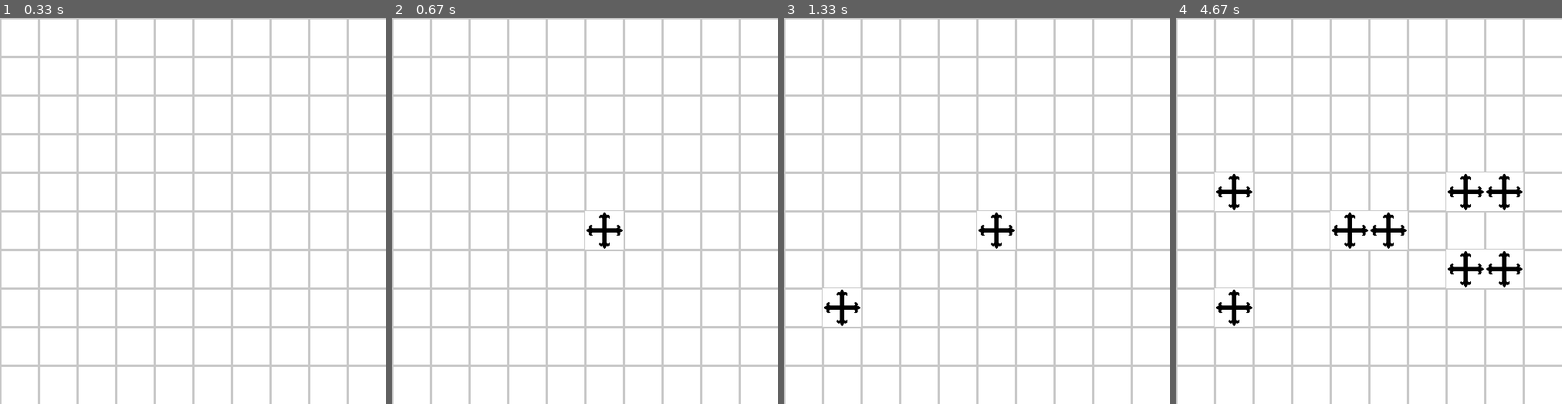
Above: before the commit, frames 1-4 (left to right).
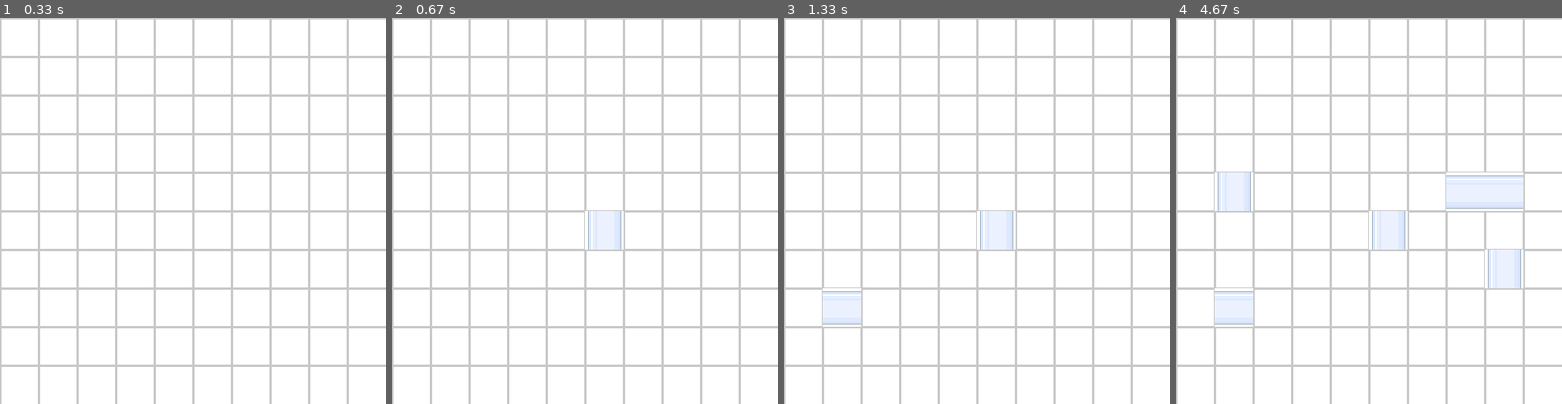
Above: after the commit, the same moments.

Repository: Hairash/pipes-game
Game: pygame game, started from main.py
Same seed, same stepped clock (60 frames per second), same inputs: the game is played once before the commit and once after it.
Inputs (mouse positions are in pixels of both pictures, inside the frame that each line leads up to):
- Up to frame 1 (0.33 s): no input
- Up to frame 2 (0.67 s): click (585, 211) at 0.38 s
- Up to frame 3 (1.33 s): click (857, 299) at 0.82 s; move the mouse to (838, 199) at 1.1 s
- Up to frame 4 (4.67 s): click (1230, 199) at 1.33 s; press the mouse at (1230, 199) at 1.73 s; move the mouse to (1349, 234) at 1.83 s; release the mouse at (1469, 272) at 1.97 s; move the mouse to (1446, 180) at 2.47 s; click (1446, 180) at 2.78 s; move the mouse to (1488, 203) at 3.23 s; click (1488, 203) at 3.62 s; move the mouse to (1504, 288) at 4.13 s; click (1504, 288) at 4.58 s

Frame 1 is identical in both runs. In frame 2, 0.5% of the frame differs, in the area x 50-60%, y 50-60%; in frame 3, 1.1%; in frame 4, 3.9%, in the area x 10-90%, y 40-80%.

Commit message:
Drawing pipes. Close #1

Diff:
--- a/main.py
+++ b/main.py
@@ -17,10 +17,6 @@
 RED = (255, 0, 0)
 BLUE = (0, 0, 255)
 
-# Images
-X_IMAGE = pygame.transform.scale(pygame.image.load("images/x.png"), (CELL_SIZE, CELL_SIZE))
-O_IMAGE = pygame.transform.scale(pygame.image.load("images/o.jpg"), (CELL_SIZE, CELL_SIZE))
-
 # Fonts
 END_FONT = pygame.font.SysFont('courier', 40)
 
@@ -29,7 +25,47 @@
 
 # State
 drag = False
+prev_prev_cell = None
 prev_cell = None
+cur_cell = None
+
+
+# Field constants
+class CELL_VALUES:
+    class EMPTY:
+        num = 0
+        desc = 'empty'
+        img = pygame.transform.scale(pygame.image.load('images/empty.png'), (CELL_SIZE, CELL_SIZE))
+    class LEFT_UP:
+        num = 1
+        desc = 'left up'
+        img = pygame.transform.scale(pygame.image.load('images/left up.png'), (CELL_SIZE, CELL_SIZE))
+    class HORIZONTAL:
+        num = 2
+        desc = 'horizontal'
+        img = pygame.transform.scale(pygame.image.load('images/horizontal.png'), (CELL_SIZE, CELL_SIZE))
+    class RIGHT_UP:
+        num = 3
+        desc = 'right up'
+        img = pygame.transform.scale(pygame.image.load('images/right up.png'), (CELL_SIZE, CELL_SIZE))
+    class VERTICAL:
+        num = 4
+        desc = 'vertical'
+        img = pygame.transform.scale(pygame.image.load('images/vertical.png'), (CELL_SIZE, CELL_SIZE))
+    class LEFT_DOWN:
+        num = 7
+        desc = 'left down'
+        img = pygame.transform.scale(pygame.image.load('images/left down.png'), (CELL_SIZE, CELL_SIZE))
+    class RIGHT_DOWN:
+        num = 9
+        desc = 'right down'
+        img = pygame.transform.scale(pygame.image.load('images/right down.png'), (CELL_SIZE, CELL_SIZE))
+
+class QUARTER:
+    UP = 2
+    DOWN = 8
+    LEFT = 4
+    RIGHT = 6
 
 
 def draw_grid():
@@ -47,13 +83,8 @@
 
 
 def initialize_game_array():
-    """Initializing field matrix
-    Field legenda:
-    0 - empty cell
-    1 - filled cell
-    """
     global field_matrix
-    field_matrix = [[0] * ROWS for _ in range(ROWS)]
+    field_matrix = [[CELL_VALUES.EMPTY] * ROWS for _ in range(ROWS)]
 
 
 def coordinates_to_cell(x, y):
@@ -62,6 +93,30 @@
     return cell_x, cell_y
 
 
+def cell_quarter(x, y, cell_x, cell_y):
+    x -= cell_x * CELL_SIZE
+    y -= cell_y * CELL_SIZE
+    if (y <= x) and (y <= CELL_SIZE - x):
+        return QUARTER.UP
+    elif (y <= x) and (y > CELL_SIZE - x):
+        return QUARTER.RIGHT
+    elif (y > x) and (y <= CELL_SIZE - x):
+        return QUARTER.LEFT
+    elif (y > x) and (y > CELL_SIZE - x):
+        return QUARTER.DOWN
+
+
+def neighbor_by_quarter(cell_x, cell_y, quarter):
+    if quarter == QUARTER.UP:
+        return cell_x, cell_y - 1
+    elif quarter == QUARTER.LEFT:
+        return cell_x - 1, cell_y
+    elif quarter == QUARTER.RIGHT:
+        return cell_x + 1, cell_y
+    elif quarter == QUARTER.DOWN:
+        return cell_x, cell_y + 1
+
+
 def cell_image_coordinates(cell_x, cell_y):
     x = CELL_SIZE * cell_x
     y = CELL_SIZE * cell_y
@@ -70,49 +125,145 @@
 
 def fill_cell(cell_x, cell_y):
     x, y = cell_image_coordinates(cell_x, cell_y)
-    window.blit(X_IMAGE, (x, y))
+    value = field_matrix[cell_x][cell_y]
+    # TODO: May be done better
+    window.blit(CELL_VALUES.EMPTY.img, (x, y))
+    window.blit(value.img, (x, y))
     pygame.display.update()
 
 
 def change_cell(cell_x, cell_y, value):
-    # TODO: add case value
+    # TODO: add case value ?
+    field_matrix[cell_x][cell_y] = value
     fill_cell(cell_x, cell_y)
-    field_matrix[cell_x][cell_y] = value
+
+
+def calculate_cell_values(prev_cell, cur_cell, next_cell):
+    print(prev_cell, cur_cell, next_cell)
+    cell_matrix = {
+        (None, None): CELL_VALUES.HORIZONTAL,  # impossible
+        (None, (-1, 0)): CELL_VALUES.HORIZONTAL,
+        (None, (1, 0)): CELL_VALUES.HORIZONTAL,
+        (None, (0, -1)): CELL_VALUES.VERTICAL,
+        (None, (0, 1)): CELL_VALUES.VERTICAL,
+        ((-1, 0), (1, 0)): CELL_VALUES.HORIZONTAL,
+        ((-1, 0), (0, -1)): CELL_VALUES.LEFT_UP,
+        ((-1, 0), (0, 1)): CELL_VALUES.LEFT_DOWN,
+        # ((1, 0), (-1, 0))
+        ((0, -1), (1, 0)): CELL_VALUES.RIGHT_UP,
+        ((0, 1), (1, 0)): CELL_VALUES.RIGHT_DOWN,
+        ((0, -1), (0, 1)): CELL_VALUES.VERTICAL,
+        # ((0, -1), (-1, 0))
+        # ((0, -1), (1, 0))
+        # ((0, 1), (0, -1))
+        # ((0, 1), (-1, 0))
+        # ((0, 1), (1, 0))
+    }
+
+    if prev_cell is not None:
+        first = (prev_cell[0] - cur_cell[0], prev_cell[1] - cur_cell[1])
+    else:
+        first = None
+
+    if cur_cell is not None:
+        second = (next_cell[0] - cur_cell[0], next_cell[1] - cur_cell[1])
+    else:
+        second = None
+
+    if first is None:
+        return cell_matrix[(first, second)]
+    # print(first, second)
+    # print((first, second))
+    # print(sorted((first, second)))
+    return cell_matrix[tuple(sorted((first, second)))]
+
+
+'''Main logic:
+If current cell isn't empty, ignore it
+Let's create condition, if cur_cell changed
+
+Cases:
++ Start from not empty cell - just ignore it
++ Mouse moves on not empty cell - finish pipe
++ Drag ends on not empty cell - prev will fix it
++ From start move to prohibited cell - finish pipe
+
+Good logic:
+Store all the pipe route as an object, that we can cancel or smth (move, rotate)
+'''
 
 
 def mouse_move():
-    global prev_cell
+    global prev_prev_cell, prev_cell
     if not drag:
         return
     mouse_pos = pygame.mouse.get_pos()
     cell_x, cell_y = coordinates_to_cell(*mouse_pos)
-    # TODO: create more complicated check
+    # print(cell_quarter(*mouse_pos, cell_x, cell_y))
+
     if (cell_x, cell_y) == prev_cell:
-        # print('equal')
-        return
-    if field_matrix[cell_x][cell_y] != 0:
+        return
+    if field_matrix[cell_x][cell_y] != CELL_VALUES.EMPTY:
+        stop_drag()
+        return
+    if (cell_x, cell_y) == prev_prev_cell:
+        stop_drag()
         return
     print('mouse move:', cell_x, cell_y)
+    value = calculate_cell_values(prev_prev_cell, prev_cell, (cell_x, cell_y))
+    change_cell(*prev_cell, value)
+
+    quarter = cell_quarter(*mouse_pos, cell_x, cell_y)
+    next_cell = neighbor_by_quarter(cell_x, cell_y, quarter)
+    if next_cell == prev_cell:
+        next_cell = None
+    # Smth like a hack - using function backwards
+    value = calculate_cell_values(next_cell, (cell_x, cell_y), prev_cell)
+    change_cell(cell_x, cell_y, value)
+    # TODO: Logical error - prev_cell becomes current cell too early
+    prev_prev_cell = prev_cell
     prev_cell = (cell_x, cell_y)
-    change_cell(cell_x, cell_y, 1)
 
 
 def start_drag():
-    global drag, prev_cell
+    global drag, prev_prev_cell, prev_cell, cur_cell
+    mouse_pos = pygame.mouse.get_pos()
+    print('mouse down:', mouse_pos)
+    cur_cell = coordinates_to_cell(*mouse_pos)
+    cell_x, cell_y = cur_cell
+    if field_matrix[cell_x][cell_y] != CELL_VALUES.EMPTY:
+        return
     drag = True
-    mouse_pos = pygame.mouse.get_pos()
-    cell_x, cell_y = coordinates_to_cell(*mouse_pos)
-    prev_cell = cell_x, cell_y
-    change_cell(cell_x, cell_y, 1)
-    print('mouse down:', mouse_pos)
+    quarter = cell_quarter(*mouse_pos, cell_x, cell_y)
+    prev_prev_cell = neighbor_by_quarter(cell_x, cell_y, quarter)
+    prev_cell = (cell_x, cell_y)
+    value = calculate_cell_values(None, (cell_x, cell_y), prev_prev_cell)
+    change_cell(cell_x, cell_y, value)
 
 
 def stop_drag():
-    global drag, prev_cell
-    drag = False
-    prev_cell = None
+    global drag, prev_prev_cell, prev_cell
+    if not drag:
+        return
     mouse_pos = pygame.mouse.get_pos()
     print('mouse up:', mouse_pos)
+    cur_cell = coordinates_to_cell(*mouse_pos)
+    cell_x, cell_y = cur_cell
+    if cur_cell != prev_cell:
+        if prev_prev_cell == cur_cell:
+            prev_prev_cell = None
+        value = calculate_cell_values(prev_prev_cell, prev_cell, cur_cell)
+        change_cell(*prev_cell, value)
+    else:
+        quarter = cell_quarter(*mouse_pos, cell_x, cell_y)
+        next_cell = neighbor_by_quarter(cell_x, cell_y, quarter)
+        if next_cell == prev_prev_cell:
+            next_cell = None
+        value = calculate_cell_values(next_cell, cur_cell, prev_prev_cell)
+        change_cell(cell_x, cell_y, value)
+    drag = False
+    prev_prev_cell = None
+    prev_cell = None
 
 
 def main():
@@ -123,7 +274,8 @@
     while True:
         for event in pygame.event.get():
             if event.type == pygame.QUIT:
-                pygame.quit()
+                return
+                # pygame.quit()
             elif event.type == pygame.MOUSEBUTTONDOWN:
                 if event.button == 1:
                     start_drag()
Binary file added: images/empty.png
Binary file added: images/horizontal.png
Binary file added: images/left down.png
Binary file added: images/left up.png
Binary file removed: images/o.jpg
Binary file added: images/right down.png
Binary file added: images/right up.png
Binary file added: images/vertical.png
Binary file removed: images/x.png
Not shown, added: requirements.txt
